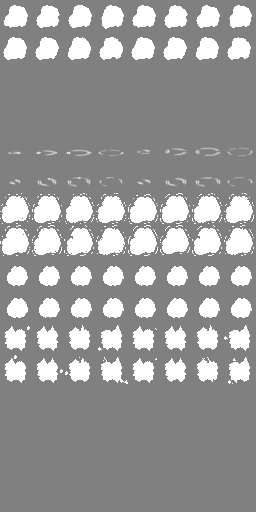
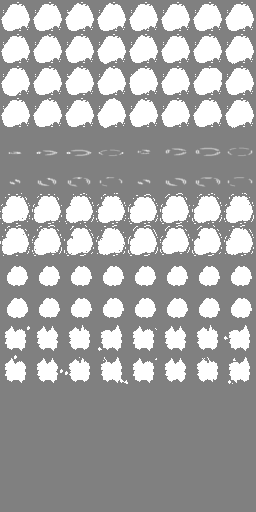
Revision of a layered 256×512 image; what changed, layer by layer:
painted on "Pasted Layer" over left=1, top=2, right=254, bottom=128
